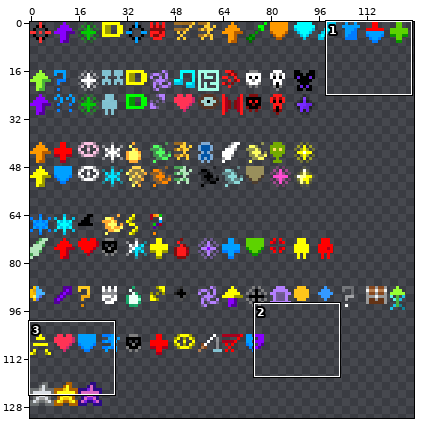
Sprite sheet: core/src/main/assets/sprites/item_icons.png. Above: a wide view before the commit, with the close-up outlined.
Close-up. As it was:
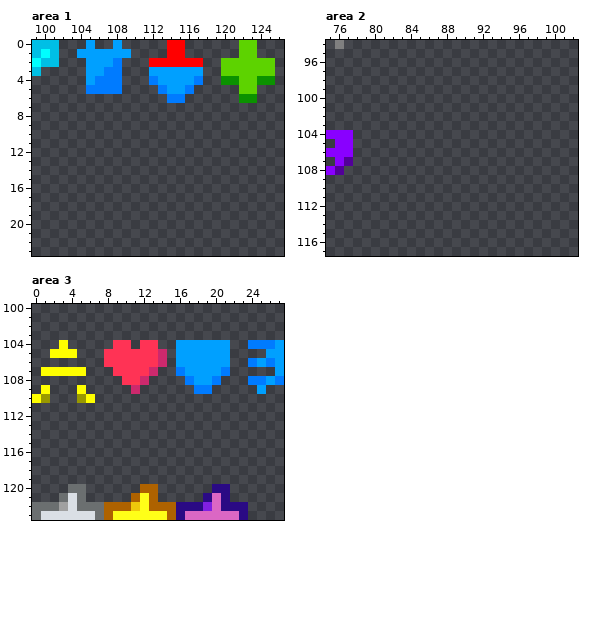
The file is 128x136 pixels. Pixels under 10% opacity are left out. Colours within 5 levels of each other are drawn and written as one. Shown: area 1: x 99..126, y 0..23; area 2: x 75..102, y 94..117; area 3: x 0..27, y 100..123. The wide view leaves out empty margins.
Once edited:
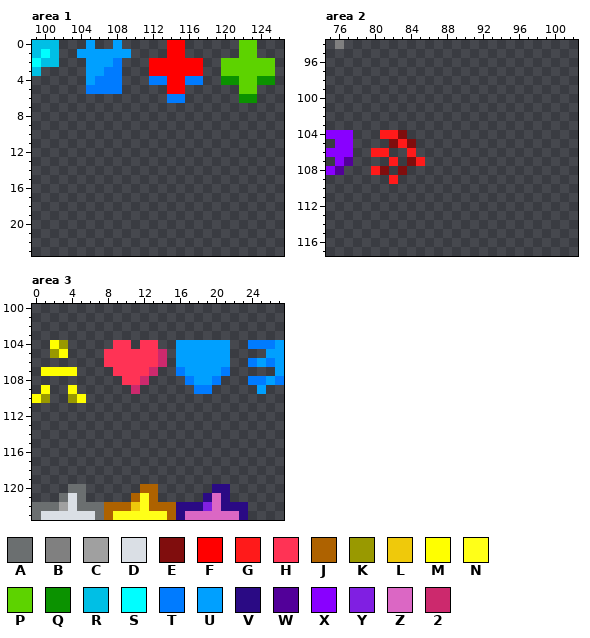
Palette (. is transparent): A #6b6f70  B #808080  C #a0a0a0  D #dadfe5  E #800d0d  F #ff0000  G #ff1a1a  H #ff3355  J #ae6200  K #999900  L #efc90b  M #ffff00  N #ffff18  P #5dd300  Q #0b9200  R #00bfe5  S #00feff  T #007bff  U #00a0ff  V #2a0a84  W #520099  X #8900ff  Y #801fe2  Z #db67c4  2 #cc296d
Diff:
--- area 1
@@ x 110..119 @@
  2 ..FFFFFF..
- 3 ..UUUUUU..
- 4 ..TUUUUT..
- 5 ...TUUT...
+ 3 ..FFFFFF..
+ 4 ..TTFFTT..
+ 5 ....FF....
  6 ....TT....
--- area 2
@@ x 78..87 @@
 103 ..........
-104 ..........
-105 ..........
-106 ..........
-107 ..........
-108 ..........
-109 ..........
+104 ...GGE....
+105 ....EGE...
+106 ..GG..G...
+107 ....G.EG..
+108 ..GE.E....
+109 ....G.....
 110 ..........
--- area 3
@@ x 0..8 @@
 103 .........
-104 ...M.....
-105 ..MMM...H
+104 ..MK.....
+105 ..KM....H
 106 ........H
-107 .MMMMM...
+107 .MMMM....
 108 .........
-109 .M...M...
-110 MK...KM..
+109 .M..M....
+110 MK..KM...
 111 .........
Boxes around the changes in both close-ups, in picture pixels (x1, y1, x2, y2):
changed: (149, 67, 203, 94)
added: (371, 130, 425, 184)
changed: (50, 340, 95, 403)
